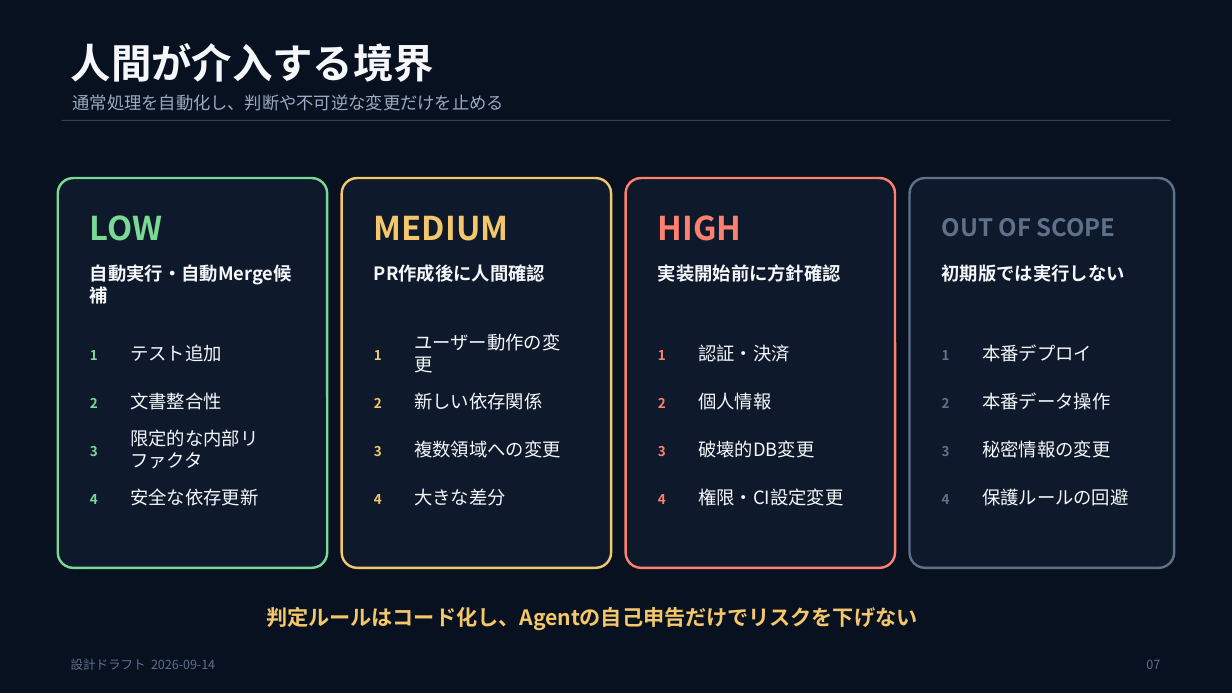
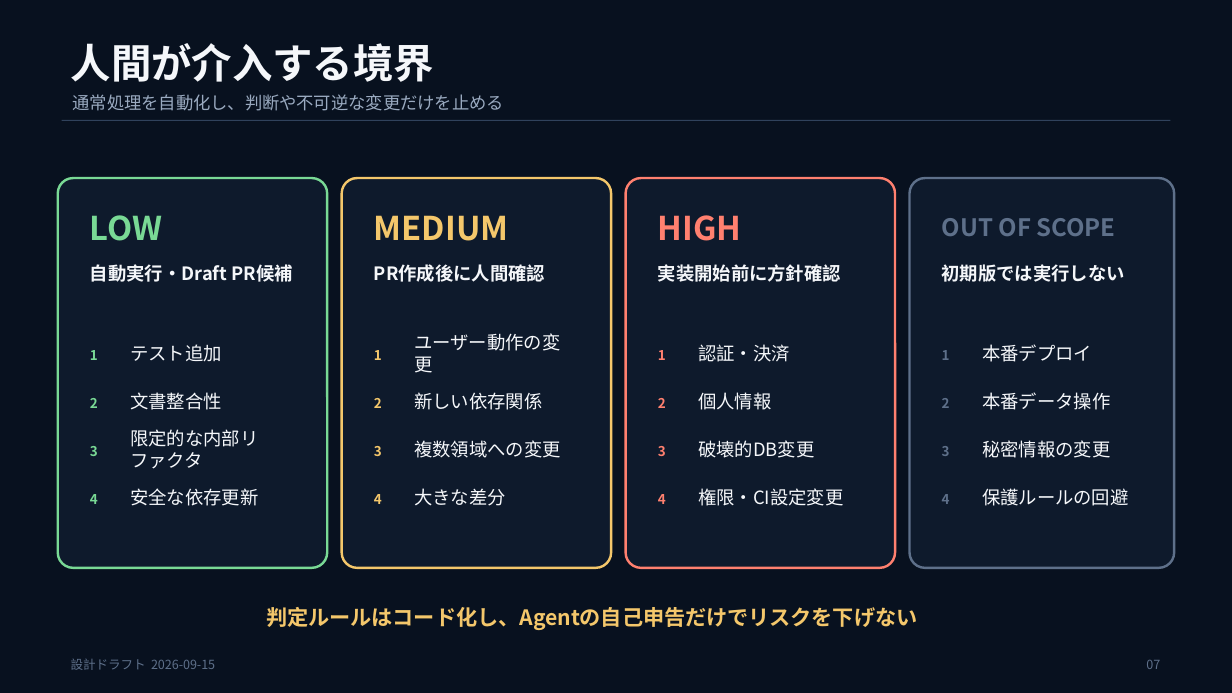
Before and after one commit to Kottiee/dev-pipeline2, a slide deck: slide 7 of docs/autonomous-development-pipeline-design.pptx. Drawn at 1232x693 pixels with LibreOffice and Linux fonts; fonts in the diff are those of the drawing. Boxes give left, top, right and bottom in pixels: in the first picture for what was removed or moved away, otherwise in the second. Text is boxed around its words. In the diff, an @@ line names an element or a change of style, - is before the commit and + after.

```diff
--- a/docs/autonomous-development-pipeline-design.pptx
+++ b/docs/autonomous-development-pipeline-design.pptx
@@ text at <box>90,264,293,282</box>: text changed @@
-自動実行・自動Merge候補
+自動実行・Draft PR候補
@@ text at <box>71,659,215,670</box>: text changed @@
-設計ドラフト 2026-09-14
+設計ドラフト 2026-09-15
```
Also in this commit, not shown: 8 other slides changed, 6 slides added.
